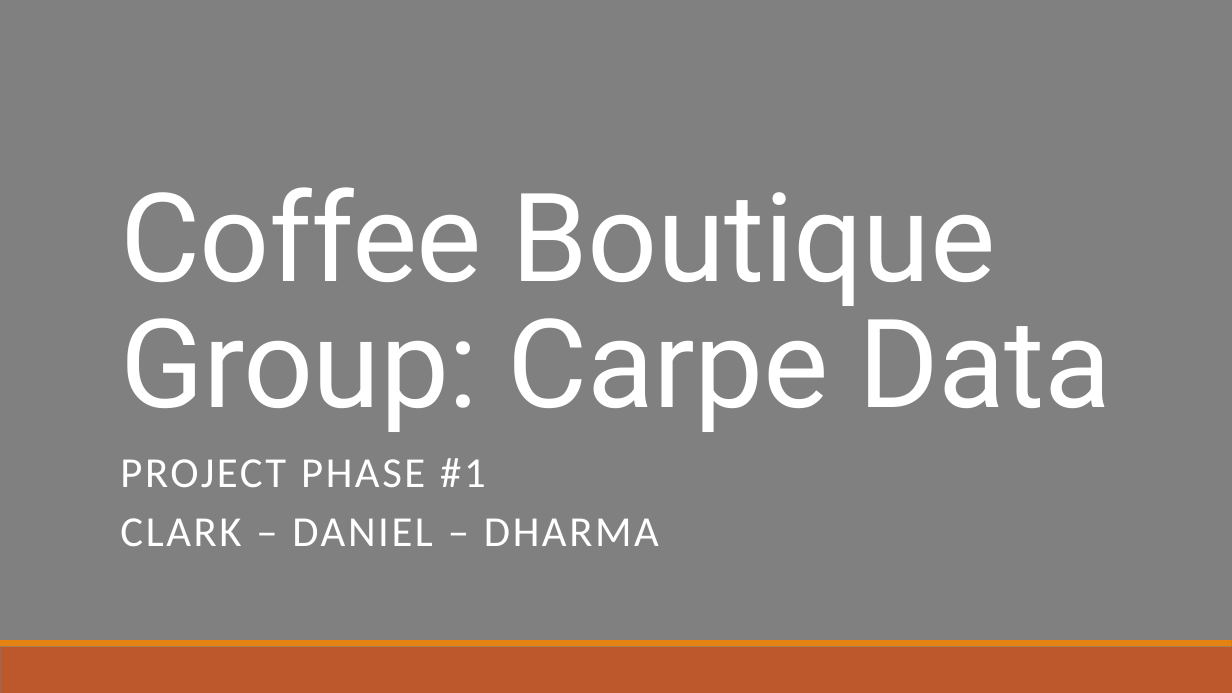
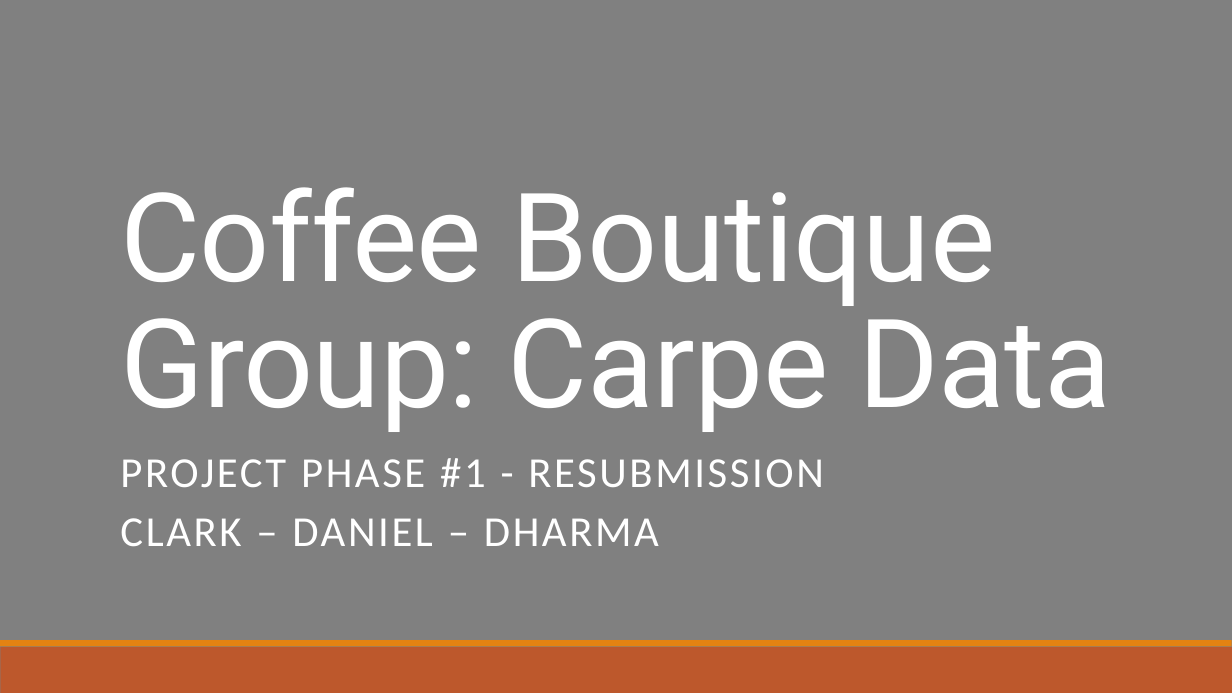
Before and after one commit to cnecciai/BoutiqueCoffee, a slide deck: slide 1 of Phase I/ER Model.pptx. Drawn at 1232x693 pixels with LibreOffice and Linux fonts; fonts in the diff are those of the drawing. Boxes give left, top, right and bottom in pixels: in the first picture for what was removed or moved away, otherwise in the second. Text is boxed around its words. In the diff, an @@ line names an element or a change of style, - is before the commit and + after.

Commit message:
Phase I/II Update

```diff
--- a/Phase I/ER Model.pptx
+++ b/Phase I/ER Model.pptx
@@ subtitle at box(120, 458, 824, 487): text changed @@
-PROJECT PHASE #1
+PROJECT PHASE #1 - RESUBMISSION
```
Also in this commit, not shown: 5 other files.
